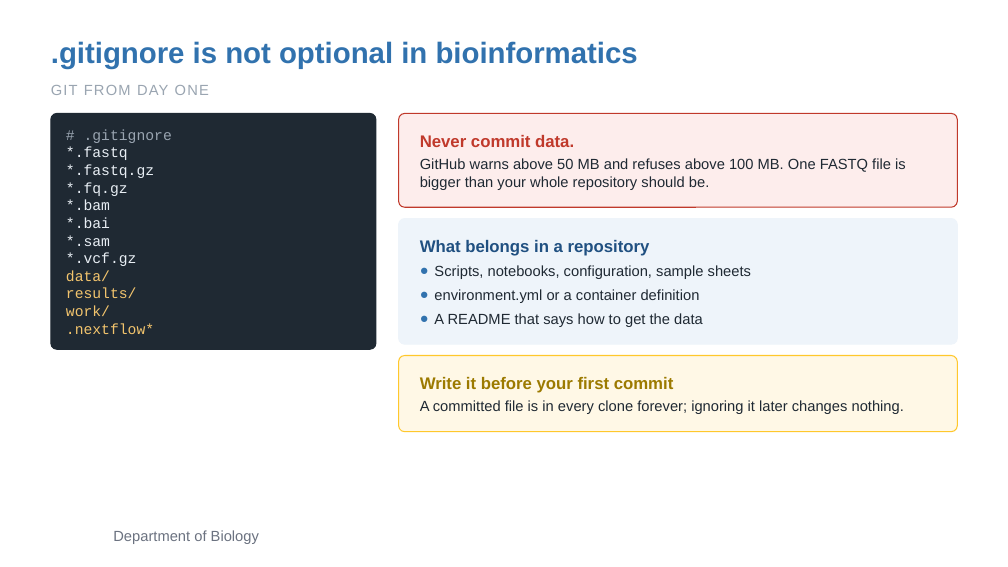
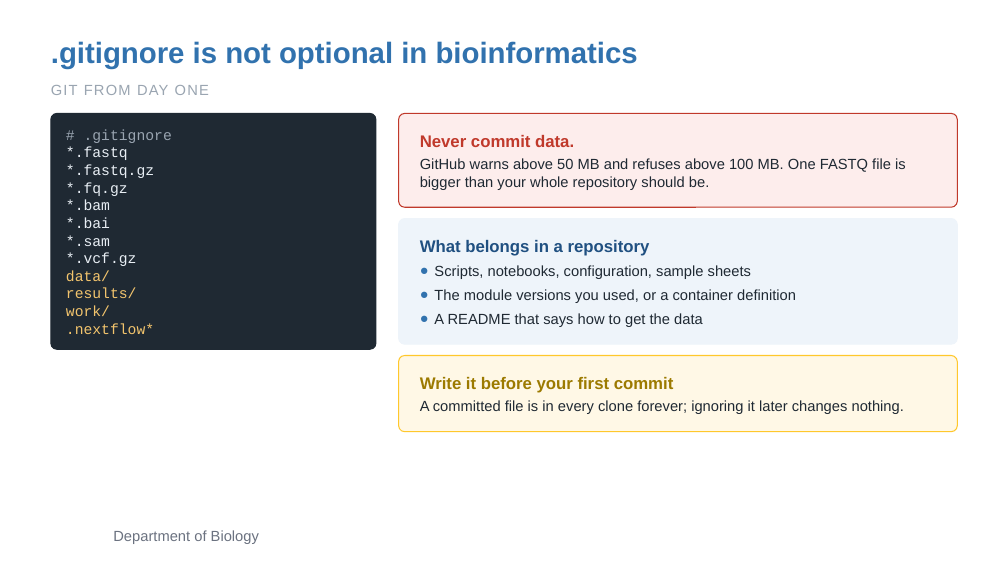
Before and after one commit to zhan4429/TuftsAppliedBioinfo, a slide deck: slide 26 of slides/week-01/Week01_Session1_CommandLine_Text_Git.pptx. Drawn at 1008x567 pixels with LibreOffice and Linux fonts; fonts in the diff are those of the drawing; background and template pictures are left out. Boxes give left, top, right and bottom in pixels: in the first picture for what was removed or moved away, otherwise in the second. Text is boxed around its words. In the diff, an @@ line names an element or a change of style, - is before the commit and + after.

Commit message:
use modules instead of conda enviroment

```diff
--- a/slides/week-01/Week01_Session1_CommandLine_Text_Git.pptx
+++ b/slides/week-01/Week01_Session1_CommandLine_Text_Git.pptx
@@ text at bbox=[434, 289, 796, 303]: text changed @@
-● environment.yml or a container definition
+● The module versions you used, or a container definition
```
Also in this commit, not shown: 13 other files.
